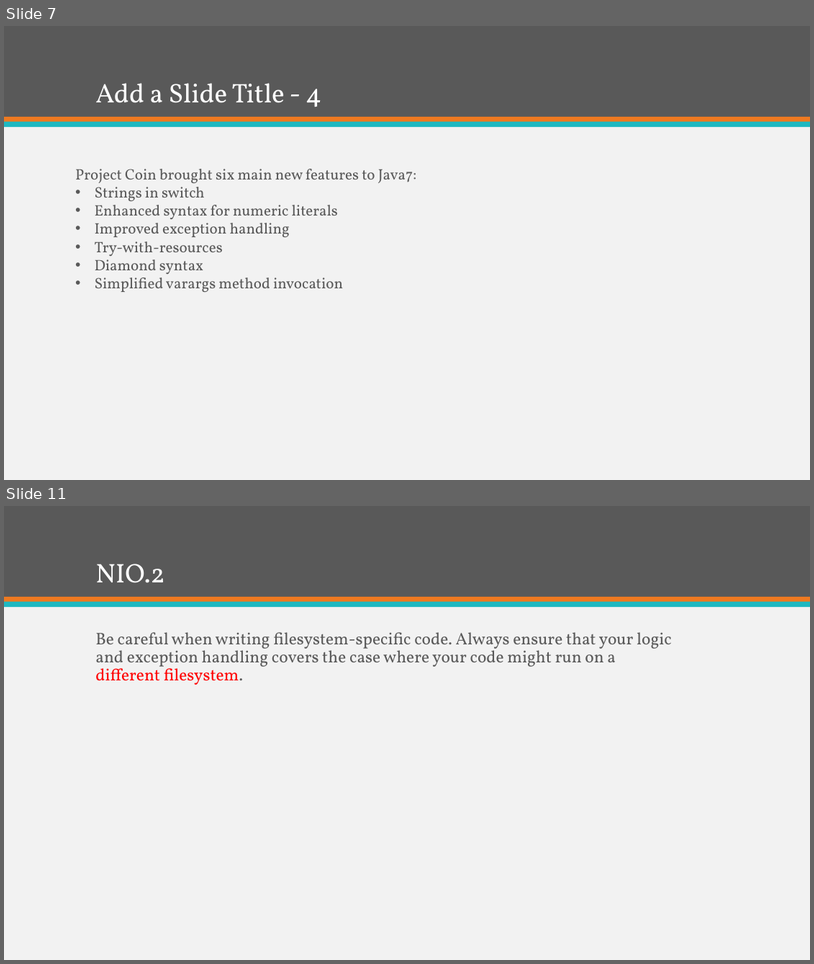
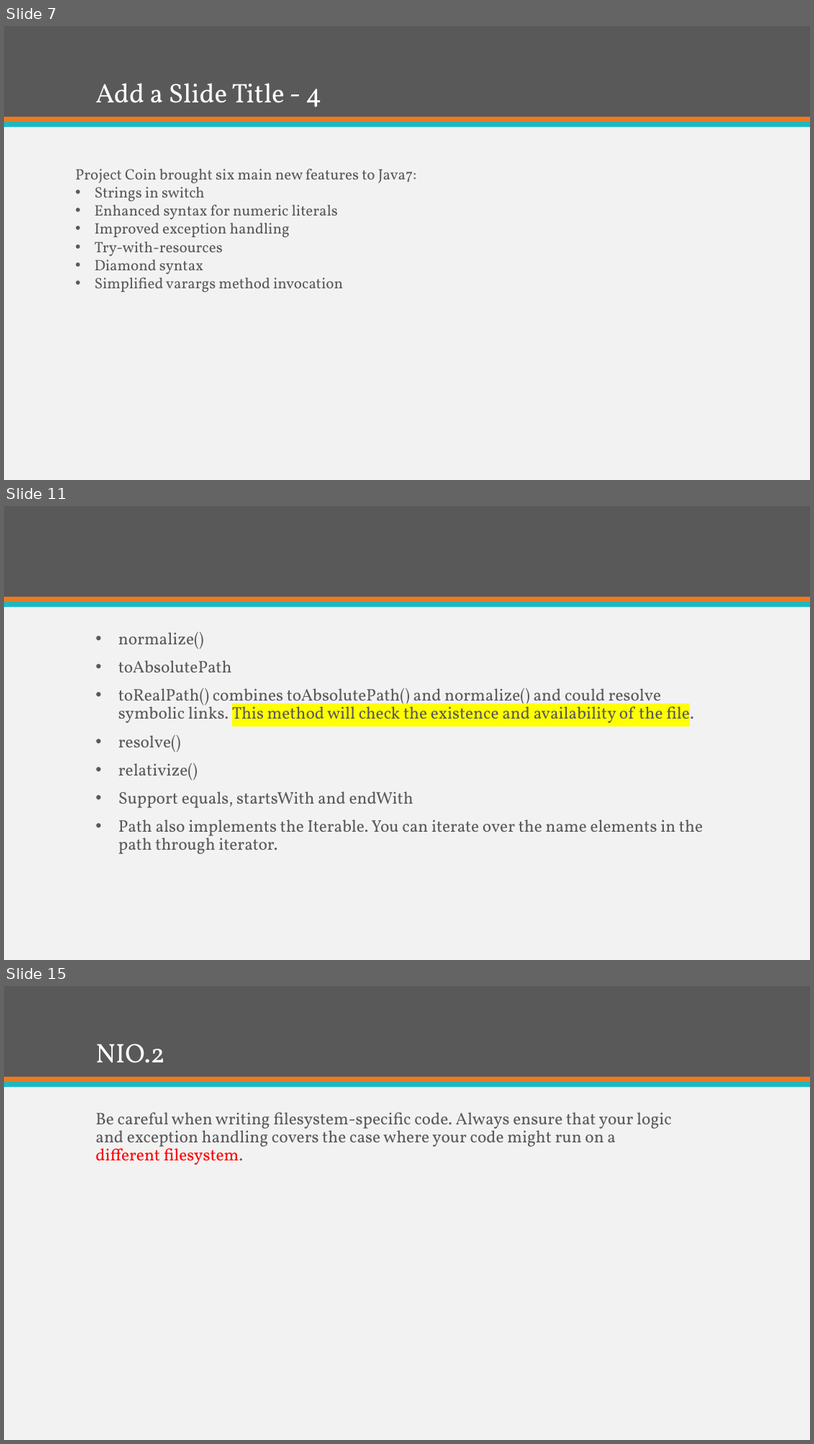
Before and after one commit to KKAries/my-repository, a slide deck: Brief Introduction of Java 7.pptx. Shown one above the other, each under a label of ours: slides 7 and 11 before the commit, slides 7, 11 and 15 after it; the slides between them are not shown. The pictures are 814x964 and 814x1444 pixels, drawn with LibreOffice and Linux fonts; fonts in the diff are those of the drawing. Boxes give left, top, right and bottom in pixels: in the first picture for what was removed or moved away, otherwise in the second. Text is boxed around its words. In the diff, an @@ line names an element or a change of style, - is before the commit and + after.

```diff
--- a/Brief Introduction of Java 7.pptx
+++ b/Brief Introduction of Java 7.pptx
@@ slide 11 added at <box>4,506,810,960</box>, background #F2F2F2; not listed: 3 template elements that a slide beside it also shows @@
@@ text added at <box>118,632,703,854</box>, 20 pt, text #595959 @@
+• normalize()
+• toAbsolutePath
+• toRealPath() combines toAbsolutePath() and normalize() and could resolve symbolic links. This method will check the existence and availability of the file.
+• resolve()
+• relativize()
+• Support equals, startsWith and endWith
+• Path also implements the Iterable. You can iterate over the name elements in the path through iterator.
@@ what was slide 11 is now slide 15 @@
```
Also in this commit, not shown: 3 slides changed, 10 other slides added, 2 other files.
